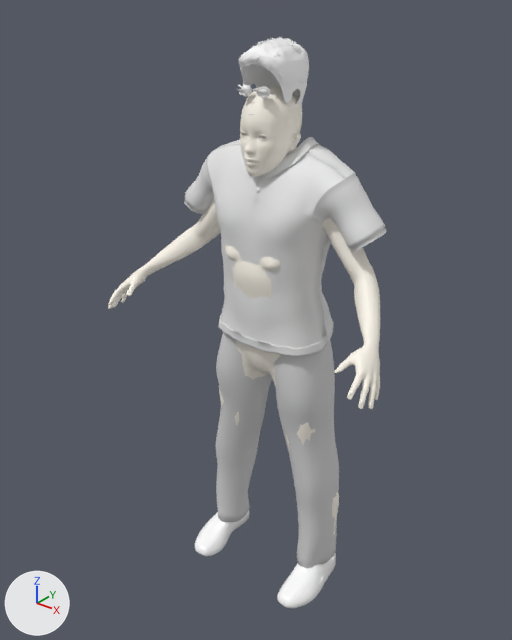
Two versions of the Blender file data/avatar/signer-male.blend, one commit apart.
Both versions are drawn from a 50 mm lens placed at (1.223, -1.653, 1.936), pointed at (-0.034, -0.082, 0.962). Lighting does not change. The marker at lower left points along +X, +Y and +Z. The picture after the commit comes second.

Objects in the first picture: 'Human', 'Human.low-poly', 'Human.namuhekam_male_polo_shirt', 'Human.shoes02', 'Human.short01', 'Human.toigo_wool_pants' and 2 more.
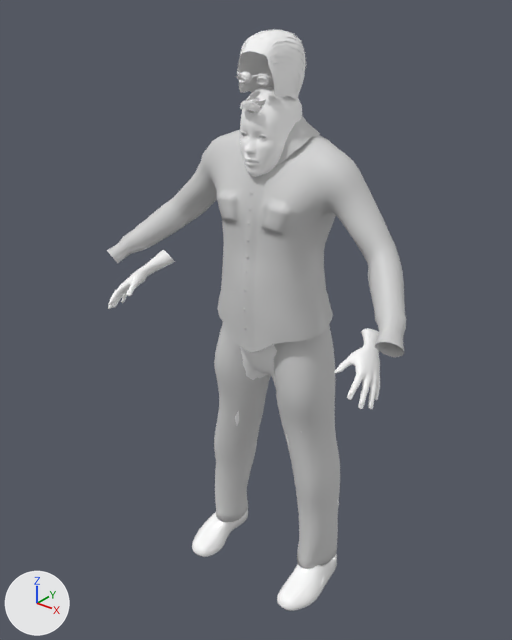
What differs and where, as boxes [x1, y1, x2, y2] in the pictures (512 x 640 px; the box of a moved part takes in the faces that stretch with it):
'Human.elvs_male_shirt_untucked_bd1', added: after [107, 116, 406, 357]
'Human.namuhekam_male_polo_shirt', deleted: before [184, 137, 387, 356]
'Human', modifiers changed (6% shorter): before [108, 85, 380, 535]; after [108, 86, 380, 508]
'Human.short01', reshaped: before [239, 37, 309, 106]; after [237, 29, 306, 101]
'Human.low-poly', reshaped: before [241, 85, 270, 98]; after [240, 72, 269, 85]
'Human.rehmanpolanski_moustache_viking', added: after [240, 100, 261, 113]
part 1 of me_low_poly, moved or reshaped: before [258, 87, 270, 98]; after [258, 74, 269, 85]
part 2 of me_low_poly, moved or reshaped: before [241, 85, 252, 96]; after [240, 72, 251, 83]
part 3 of me_teeth_base, moved or reshaped (not visible before): after [247, 98, 266, 113]
part 4 of me_short01, rebuilt: before [240, 37, 309, 106]; after [237, 30, 306, 101]
part 5 of me_short01, deleted: before [240, 37, 308, 71]
part 6 of me_short01, reshaped: before [239, 58, 309, 87]; after [239, 29, 306, 94]

Patch to the scene script:
```diff
--- a/data/avatar/signer-male.blend.py
+++ b/data/avatar/signer-male.blend.py
@@ me_low_poly @@
-me_low_poly.from_pydata(...)  # 96 vertices, 86 faces; spans x -0.0449..0.0449, y -0.1444..-0.1203, z 1.6467..1.6751
+me_low_poly.from_pydata(...)  # 96 vertices, 86 faces; spans x -0.045..0.045, y -0.1476..-0.1229, z 1.6796..1.7082
+# me_low_poly part 1: 48 of 96 vertices moved; they spanned x 0.0149..0.0449, y -0.1444..-0.1203, z 1.6467..1.6751 and now span x 0.0149..0.045, y -0.1476..-0.1229, z 1.6796..1.7082; mean shift (0.0002, -0.0031, 0.0329); largest move (0.0237, -0.1238, 1.6746) -> (0.0236, -0.1273, 1.7079)
+# me_low_poly part 2: 48 of 96 vertices moved; they spanned x -0.0449..-0.0149, y -0.1444..-0.1203, z 1.6467..1.6751 and now span x -0.045..-0.0149, y -0.1476..-0.1229, z 1.6796..1.7082; mean shift (-0.0002, -0.0031, 0.0329); largest move (-0.0237, -0.1238, 1.6746) -> (-0.0236, -0.1273, 1.7079)
 me_low_poly.materials.append(mat_human_low_poly)
@@ me_teeth_base @@
-me_teeth_base.from_pydata(...)  # 3868 vertices, 3560 faces; spans x -0.0313..0.0313, y -0.1487..-0.0723, z 1.5566..1.6076
+me_teeth_base.from_pydata(...)  # 3868 vertices, 3560 faces; spans x -0.0312..0.0312, y -0.1532..-0.0768, z 1.5909..1.6417
+# me_teeth_base part 3: the loose piece of 1852 vertices spanning x -0.0313..0.0313, y -0.1487..-0.0723, z 1.5566..1.6076 is multiplied about its middle by the matrix ((0.996, 0.0, 0.0), (0.0, 0.999, -0.003), (0.0, 0.011, 0.999)), then moved by (0.0, -0.0045, 0.034)
+# other edits to the shape of me_teeth_base do not show in these pictures
 me_teeth_base.materials.append(mat_human_teeth_base)
@@ me_short01 @@
-me_short01.from_pydata(...)  # 2984 vertices, 1839 faces; spans x -0.079..0.078, y -0.147..0.063, z 1.576..1.789
+me_short01.from_pydata(...)  # 865 vertices, 525 faces; spans x -0.078..0.079, y -0.145..0.056, z 1.599..1.809
+# me_short01 part 4: the loose piece of 1138 vertices spanning x -0.078..0.076, y -0.142..0.058, z 1.576..1.789 is rebuilt with 285 vertices and now spans x -0.077..0.077, y -0.145..0.054, z 1.599..1.808
+# me_short01 part 5: 195 loose pieces with 1760 vertices, spanning x -0.077..0.071, y -0.147..0.063, z 1.686..1.789, are deleted
+# me_short01 part 6: 58 vertices removed from x -0.059..0.078, y -0.143..0.03, z 1.674..1.747; 560 vertices added at x -0.078..0.079, y -0.143..0.056, z 1.604..1.809
+# other edits to the shape of me_short01 do not show in these pictures
 me_short01.materials.append(mat_human_short01)
@@ ob_human @@
 _m = ob_human.modifiers.new('Hide helpers', 'MASK')
 _m.vertex_group = 'body'
+_m = ob_human.modifiers.new('Delete.elvs_male_shirt_untucked_bd1', 'MASK')
+_m.vertex_group = 'Delete.elvs_male_shirt_untucked_bd1'
+_m.invert_vertex_group = True
 _m = ob_human.modifiers.new('Delete.shoes02', 'MASK')
@@ ob_human_namuhekam_male_polo_shirt @@
-ob_human_namuhekam_male_polo_shirt = bpy.data.objects.new('Human.namuhekam_male_polo_shirt', me_polo_t_shirt)
@@ ob_human_rehmanpolanski_moustache_viking @@
+ob_human_rehmanpolanski_moustache_viking = bpy.data.objects.new('Human.rehmanpolanski_moustache_viking', me_moustacheviking)  # 1598 vertices, 682 faces; spans x -0.0315..0.0347, y -0.1726..-0.1428, z 1.6103..1.6442; in mat_human_rehmanpolanski_moustache_viking (its picture is missing)
+ob_human_rehmanpolanski_moustache_viking.location = (0.0, 0.0, 0.0)
@@ ob_human_elvs_male_shirt_untucked_bd1 @@
+ob_human_elvs_male_shirt_untucked_bd1 = bpy.data.objects.new('Human.elvs_male_shirt_untucked_bd1', me_mens_shirt_untuck_elvbhp1f)  # 4685 vertices, 4028 faces; spans x -0.542..0.543, y -0.263..0.131, z 0.9..1.592; in mat_human_elvs_male_shirt_untucked_bd1 (its picture is missing)
+ob_human_elvs_male_shirt_untucked_bd1.location = (0.0, 0.0, 0.0)
```
